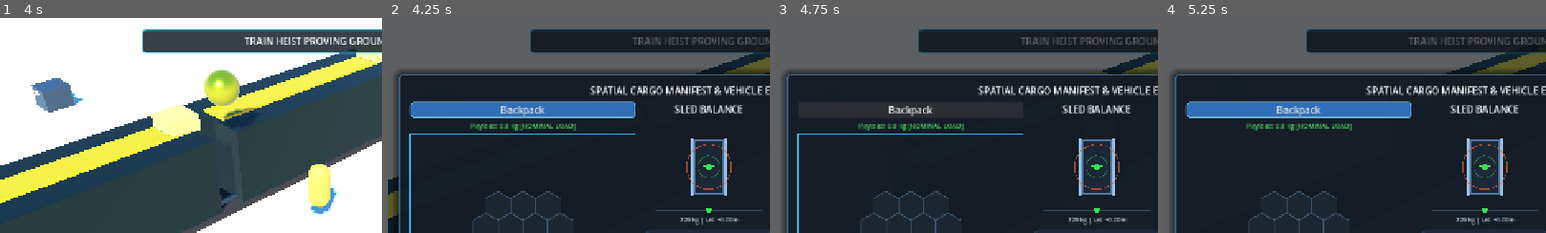
Above: before the commit, frames 1-4 (left to right).
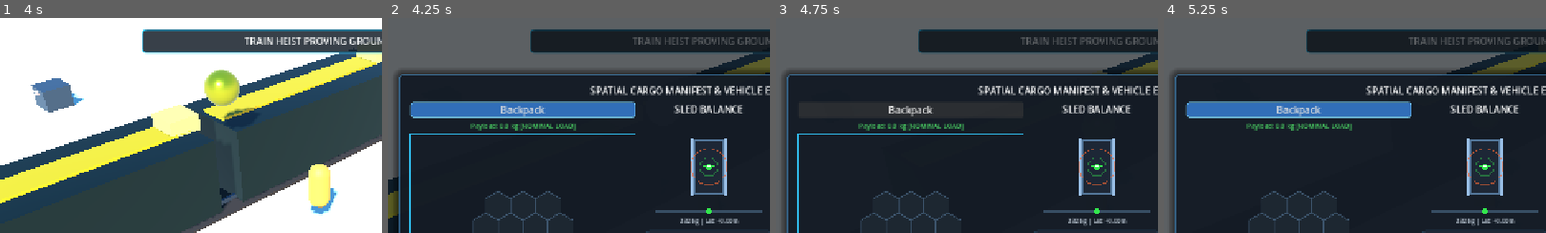
Above: after the commit, the same moments.

Repository: mcintalmo/drift
Game: Godot game, scene res://scenes/world/TrainHeistProvingGrounds.tscn
The game is run twice, just before and just after one commit, with the same random seed, the same clock (stepped at 60 frames per second) and the same inputs. This scene is started directly instead of the project's main scene.
Inputs (mouse positions are % of the whole screen's width and height, from its top left):
- Up to frame 1 (4 s): tap Enter (ui_accept) at 0.5, 0.77, 3.77 s; move the mouse to (72, 45) at 0.52 s; hold E (pilot_lean_right) 0.53-1.25 s; click (72, 45) at 0.6 s; drag from (30, 55) to (45, 70) at 1.27 s; move the mouse to (60, 28) at 2.02 s; hold E (pilot_lean_right) 2.03-2.75 s; tap G (pilot_wrist_grapple) at 2.1 s; drag from (45, 70) to (20, 35) at 2.77 s; move the mouse to (80, 65) at 3.52 s; hold Q (pilot_lean_left) from 3.53 s (still down); hold Right mouse button (winch_quick) from 3.53 s (still down)
- Up to frame 2 (4.25 s): keep holding Q (pilot_lean_left); keep holding Right mouse button (winch_quick); tap Tab (pause_inventory) at 4.15 s
- Up to frame 3 (4.75 s): release Q (pilot_lean_left) at 4.25 s; release Right mouse button (winch_quick) at 4.25 s; drag from (26, 56) to (35, 25) at 4.27 s
- Up to frame 4 (5.25 s): move the mouse to (74, 56) at 5.02 s; hold S (brake_reverse) from 5.03 s (still down); tap R at 5.1 s; click (74, 56) at 5.17 s
The pictures show only the part of the screen within x 8-58%, y 2-52%; the shares and areas given below are measured in that part.

Frame 1 is identical in both runs. In frame 2, 0.9% of the frame differs, in the area x 70-98%, y 58-97%; in frame 3, 0.9%; in frame 4, 0.9%.

Commit message:
Fix CenterOfMassComponent inventory signal listeners and calibrate COM visualizer gauge sensitivity

Diff:
--- a/scripts/components/center_of_mass_component.gd
+++ b/scripts/components/center_of_mass_component.gd
@@ -16,18 +16,32 @@
 func _ready() -> void:
 	if not sled_stats:
 		sled_stats = SledStatsData.new()
+
+	# Connect existing exported containers
+	for container: HexInventoryComponent in container_inventories:
+		if is_instance_valid(container):
+			if not container.inventory_changed.is_connected(_on_container_inventory_changed):
+				container.inventory_changed.connect(_on_container_inventory_changed)
+
 	recalculate_com()
 
 func register_container(container: HexInventoryComponent) -> void:
-	if container and not container in container_inventories:
-		container_inventories.append(container)
-		container.inventory_changed.connect(func(_items: Array[HexItemData]) -> void: recalculate_com())
+	if container:
+		if not container in container_inventories:
+			container_inventories.append(container)
+		if not container.inventory_changed.is_connected(_on_container_inventory_changed):
+			container.inventory_changed.connect(_on_container_inventory_changed)
 		recalculate_com()
 
 func unregister_container(container: HexInventoryComponent) -> void:
 	if container in container_inventories:
+		if container.inventory_changed.is_connected(_on_container_inventory_changed):
+			container.inventory_changed.disconnect(_on_container_inventory_changed)
 		container_inventories.erase(container)
 		recalculate_com()
+
+func _on_container_inventory_changed(_items: Array[HexItemData]) -> void:
+	recalculate_com()
 
 ## Recalculates total mass and composite 3D Center of Mass offset
 func recalculate_com() -> void:
--- a/scripts/ui/com_visualizer_widget.gd
+++ b/scripts/ui/com_visualizer_widget.gd
@@ -5,11 +5,11 @@
 
 @export var current_com_offset: Vector2 = Vector2.ZERO
 @export var current_mass_kg: float = 220.0
-@export var max_offset_display_m: float = 0.5
+@export var max_offset_display_m: float = 0.20 # 20cm full gauge radius
 
 @export_group("Thresholds")
-@export var safe_threshold_m: float = 0.12
-@export var warning_threshold_m: float = 0.25
+@export var safe_threshold_m: float = 0.04
+@export var warning_threshold_m: float = 0.08
 
 var _target_com_offset: Vector2 = Vector2.ZERO
 
@@ -17,14 +17,17 @@
 	custom_minimum_size = Vector2(180, 180)
 	if GlobalEvents.instance:
 		GlobalEvents.instance.inventory_updated.connect(func(_container_id: StringName, mass: float, com: Vector2) -> void:
-			current_mass_kg = mass
-			_target_com_offset = com
-			queue_redraw()
+			update_com_data(mass, com)
 		)
 
+func update_com_data(mass: float, com: Vector2) -> void:
+	current_mass_kg = mass
+	_target_com_offset = com
+	queue_redraw()
+
 func _process(delta: float) -> void:
-	if current_com_offset.distance_to(_target_com_offset) > 0.001:
-		current_com_offset = current_com_offset.lerp(_target_com_offset, 10.0 * delta)
+	if current_com_offset.distance_to(_target_com_offset) > 0.0005:
+		current_com_offset = current_com_offset.lerp(_target_com_offset, 12.0 * delta)
 		queue_redraw()
 
 func _draw() -> void:
@@ -45,8 +48,8 @@
 	draw_arc(center, warning_threshold_m * scale_px_per_m, 0, TAU, 32, Color(0.95, 0.4, 0.2, 0.6), 1.5)
 
 	# Center anchor cross
-	draw_line(center + Vector2(-4, 0), center + Vector2(4, 0), Color(1, 1, 1, 0.3), 1.0)
-	draw_line(center + Vector2(0, -4), center + Vector2(0, 4), Color(1, 1, 1, 0.3), 1.0)
+	draw_line(center + Vector2(-6, 0), center + Vector2(6, 0), Color(1, 1, 1, 0.4), 1.0)
+	draw_line(center + Vector2(0, -6), center + Vector2(0, 6), Color(1, 1, 1, 0.4), 1.0)
 
 	# 3. Draw COM crosshair
 	var crosshair_pos: Vector2 = center + Vector2(current_com_offset.x, current_com_offset.y) * scale_px_per_m
@@ -54,29 +57,30 @@
 
 	var dot_color: Color = Color(0.2, 0.9, 0.3, 1.0)
 	if offset_dist >= warning_threshold_m:
-		dot_color = Color(1.0, 0.2, 0.2, 1.0)
+		dot_color = Color(1.0, 0.25, 0.2, 1.0)
 	elif offset_dist >= safe_threshold_m:
 		dot_color = Color(1.0, 0.75, 0.2, 1.0)
 
 	draw_line(crosshair_pos + Vector2(-9, 0), crosshair_pos + Vector2(9, 0), dot_color, 2.0)
 	draw_line(crosshair_pos + Vector2(0, -9), crosshair_pos + Vector2(0, 9), dot_color, 2.0)
 	draw_circle(crosshair_pos, 5.0, dot_color)
+	draw_circle(crosshair_pos, 2.0, Color.WHITE)
 
 	# 4. Draw Lateral Bias Balance Bar at bottom
-	var bar_y: float = size.y - 28.0
+	var bar_y: float = size.y - 26.0
 	var bar_width: float = size.x - 30.0
 	var bar_x: float = 15.0
 	var bar_center_x: float = size.x * 0.5
 
 	# Bar track
 	draw_line(Vector2(bar_x, bar_y), Vector2(bar_x + bar_width, bar_y), Color(0.25, 0.35, 0.45, 0.8), 4.0)
-	draw_line(Vector2(bar_center_x, bar_y - 4), Vector2(bar_center_x, bar_y + 4), Color(1, 1, 1, 0.6), 2.0)
+	draw_line(Vector2(bar_center_x, bar_y - 5), Vector2(bar_center_x, bar_y + 5), Color(1, 1, 1, 0.7), 2.0)
 
 	# Indicator pip
 	var lat_normalized: float = clampf(current_com_offset.x / max_offset_display_m, -1.0, 1.0)
 	var pip_x: float = bar_center_x + (lat_normalized * (bar_width * 0.5))
-	draw_circle(Vector2(pip_x, bar_y), 4.5, dot_color)
+	draw_circle(Vector2(pip_x, bar_y), 5.0, dot_color)
 
 	# Readout text
 	var stats_text: String = "%d kg | Lat: %+.2fm" % [int(current_mass_kg), current_com_offset.x]
-	draw_string(ThemeDB.fallback_font, Vector2(10, size.y - 8), stats_text, HORIZONTAL_ALIGNMENT_CENTER, int(size.x - 20), 10, Color(0.85, 0.9, 0.95, 0.9))
+	draw_string(ThemeDB.fallback_font, Vector2(10, size.y - 6), stats_text, HORIZONTAL_ALIGNMENT_CENTER, int(size.x - 20), 10, Color(0.85, 0.9, 0.95, 0.9))
--- a/scripts/ui/hex_inventory_ui.gd
+++ b/scripts/ui/hex_inventory_ui.gd
@@ -15,6 +15,7 @@
 var crate_inventory: HexInventoryComponent = null
 var backpack_inventory: HexInventoryComponent = null
 var sled_inventory: HexInventoryComponent = null
+var sled_com_component: CenterOfMassComponent = null
 
 var left_container_type: ContainerType = ContainerType.GROUND_CRATE
 var right_container_type: ContainerType = ContainerType.SLED_CARGO_POD
@@ -161,12 +162,10 @@
 			open_contextual_inventory()
 
 	elif is_open:
-		# Rotation via [R] or Lean Right [E]
 		if event.is_action_pressed(&"pilot_lean_right") or (event is InputEventKey and event.pressed and event.physical_keycode == KEY_R):
 			if held_item:
 				_rotate_held_item()
 
-		# Bumper Panel Switch [Q / E / Tab]
 		elif event.is_action_pressed(&"pilot_lean_left") or (event is InputEventKey and event.pressed and event.physical_keycode == KEY_TAB):
 			active_focus_panel = 1 - active_focus_panel
 			_update_panel_focus()
@@ -178,10 +177,9 @@
 func open_contextual_inventory() -> void:
 	_discover_scene_inventories()
 
-	# Determine smart default panels with mutual exclusion
 	if crate_inventory:
 		left_container_type = ContainerType.GROUND_CRATE
-		right_container_type = ContainerType.PILOT_BACKPACK if backpack_inventory else ContainerType.SLED_CARGO_POD
+		right_container_type = ContainerType.SLED_CARGO_POD if sled_inventory else ContainerType.PILOT_BACKPACK
 	else:
 		left_container_type = ContainerType.PILOT_BACKPACK
 		right_container_type = ContainerType.SLED_CARGO_POD
@@ -210,6 +208,7 @@
 	crate_inventory = null
 	backpack_inventory = null
 	sled_inventory = null
+	sled_com_component = null
 
 	if pilot:
 		backpack_inventory = pilot.get_node_or_null("BackpackInventoryComponent") as HexInventoryComponent
@@ -223,12 +222,12 @@
 
 	var sled_nodes: Array[Node] = get_tree().get_nodes_in_group(&"player_sled")
 	if not sled_nodes.is_empty() and is_instance_valid(sled_nodes[0]):
-		sled_inventory = sled_nodes[0].get_node_or_null("CenterOfMassComponent/CargoPodInventory") as HexInventoryComponent
-
-## Mutual exclusion setter for Left container
+		sled_com_component = sled_nodes[0].get_node_or_null("CenterOfMassComponent") as CenterOfMassComponent
+		if sled_com_component:
+			sled_inventory = sled_com_component.get_node_or_null("CargoPodInventory") as HexInventoryComponent
+
 func _set_left_container(type: ContainerType) -> void:
 	left_container_type = type
-	# If right panel currently has the same type, auto-shift right panel to an available alternate
 	if right_container_type == left_container_type:
 		for alt: int in [ContainerType.SLED_CARGO_POD, ContainerType.PILOT_BACKPACK, ContainerType.GROUND_CRATE]:
 			if alt != int(left_container_type):
@@ -236,10 +235,8 @@
 				break
 	_refresh_container_panels()
 
-## Mutual exclusion setter for Right container
 func _set_right_container(type: ContainerType) -> void:
 	right_container_type = type
-	# If left panel currently has the same type, auto-shift left panel to an available alternate
 	if left_container_type == right_container_type:
 		for alt: int in [ContainerType.GROUND_CRATE, ContainerType.PILOT_BACKPACK, ContainerType.SLED_CARGO_POD]:
 			if alt != int(right_container_type):
@@ -258,16 +255,23 @@
 	right_grid_control.set_inventory(right_inv)
 	_update_load_label(right_load_label, right_inv, right_container_type)
 
-	# 3. Update tab visual states & mutual exclusion visibility/disabled state
+	# 3. Update tab buttons
 	_update_tab_buttons()
 
+	# 4. Explicitly update Sled COM visualizer
+	if sled_com_component and is_instance_valid(sled_com_component):
+		sled_com_component.recalculate_com()
+		if com_widget:
+			com_widget.update_com_data(
+				sled_com_component.current_total_mass_kg,
+				Vector2(sled_com_component.current_com_offset_3d.x, sled_com_component.current_com_offset_3d.z)
+			)
+
 func _update_tab_buttons() -> void:
-	# Left tab styling
 	_apply_tab_style(left_crate_tab, left_container_type == ContainerType.GROUND_CRATE, crate_inventory != null and right_container_type != ContainerType.GROUND_CRATE)
 	_apply_tab_style(left_backpack_tab, left_container_type == ContainerType.PILOT_BACKPACK, backpack_inventory != null and right_container_type != ContainerType.PILOT_BACKPACK)
 	_apply_tab_style(left_sled_tab, left_container_type == ContainerType.SLED_CARGO_POD, sled_inventory != null and right_container_type != ContainerType.SLED_CARGO_POD)
 
-	# Right tab styling
 	_apply_tab_style(right_crate_tab, right_container_type == ContainerType.GROUND_CRATE, crate_inventory != null and left_container_type != ContainerType.GROUND_CRATE)
 	_apply_tab_style(right_backpack_tab, right_container_type == ContainerType.PILOT_BACKPACK, backpack_inventory != null and left_container_type != ContainerType.PILOT_BACKPACK)
 	_apply_tab_style(right_sled_tab, right_container_type == ContainerType.SLED_CARGO_POD, sled_inventory != null and left_container_type != ContainerType.SLED_CARGO_POD)
